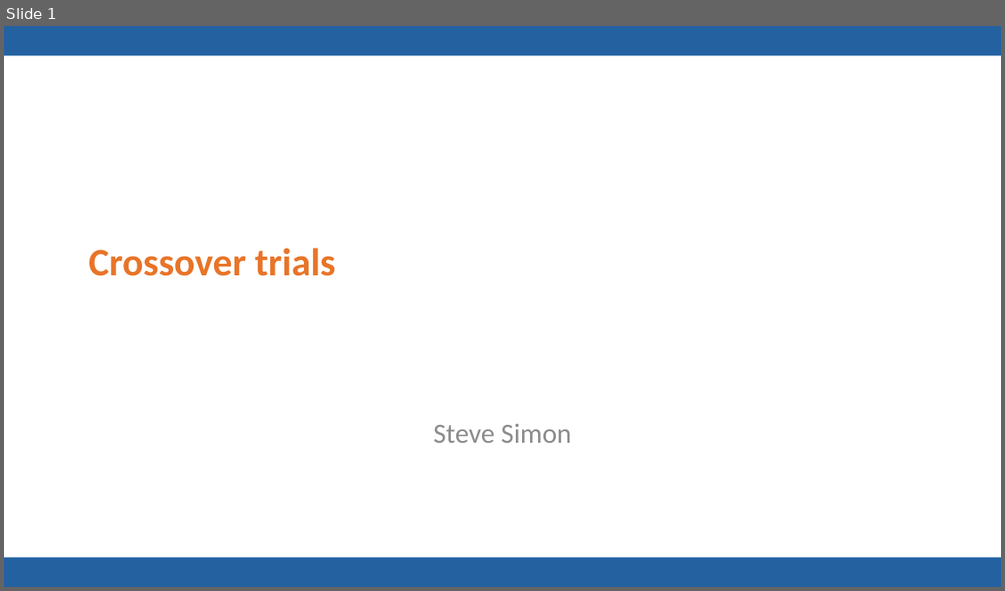
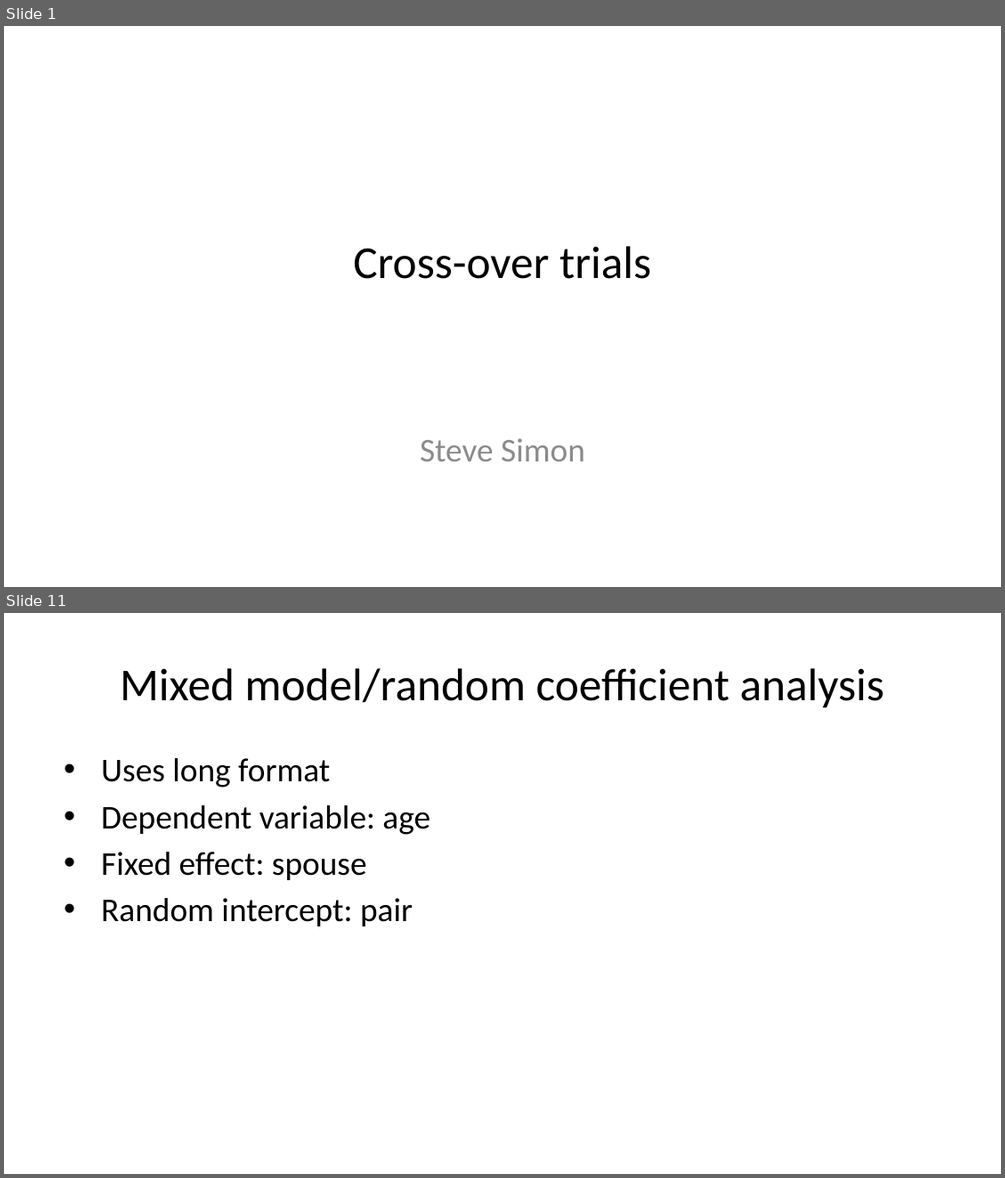
Before and after one commit to pmean/talks, a slide deck: cross-over/results/cross-over-slides-and-speaker-notes.pptx. Shown one above the other, each under a label of ours: slide 1 before the commit, slides 1 and 11 after it; the slides between them are not shown. The pictures are 1005x591 and 1005x1178 pixels, drawn with LibreOffice and Linux fonts; fonts in the diff are those of the drawing; background and template pictures are left out. Boxes give left, top, right and bottom in pixels: in the first picture for what was removed or moved away, otherwise in the second. Text is boxed around its words. In the diff, an @@ line names an element or a change of style, - is before the commit and + after.

```diff
--- a/cross-over/results/cross-over-slides-and-speaker-notes.pptx
+++ b/cross-over/results/cross-over-slides-and-speaker-notes.pptx
@@ slide 11 added at bbox=[4, 613, 1001, 1174], background #FFFFFF @@
@@ title added at bbox=[120, 668, 884, 708], 33 pt, text #000000 @@
+Mixed model/random coefficient analysis
@@ text added at bbox=[101, 758, 430, 926], 24 pt, text #000000 @@
+• Uses long format
+• Dependent variable: age
+• Fixed effect: spouse
+• Random intercept: pair
@@ slide 1 changed as well @@
@@ rectangle removed at bbox=[4, 26, 1001, 56] @@
@@ title at bbox=[353, 246, 651, 279]: text changed; size 28 to 33 pt; text colour #E87427 to #000000; bold off @@
-Crossover trials
+Cross-over trials
@@ subtitle "Steve Simon" at bbox=[420, 438, 585, 461]: size 20 to 24 pt @@
@@ rectangle removed at bbox=[4, 557, 1001, 587] @@
```
Also in this commit, not shown: 4 other slides changed, 44 other slides added, 9 slides removed, 9 other files.
